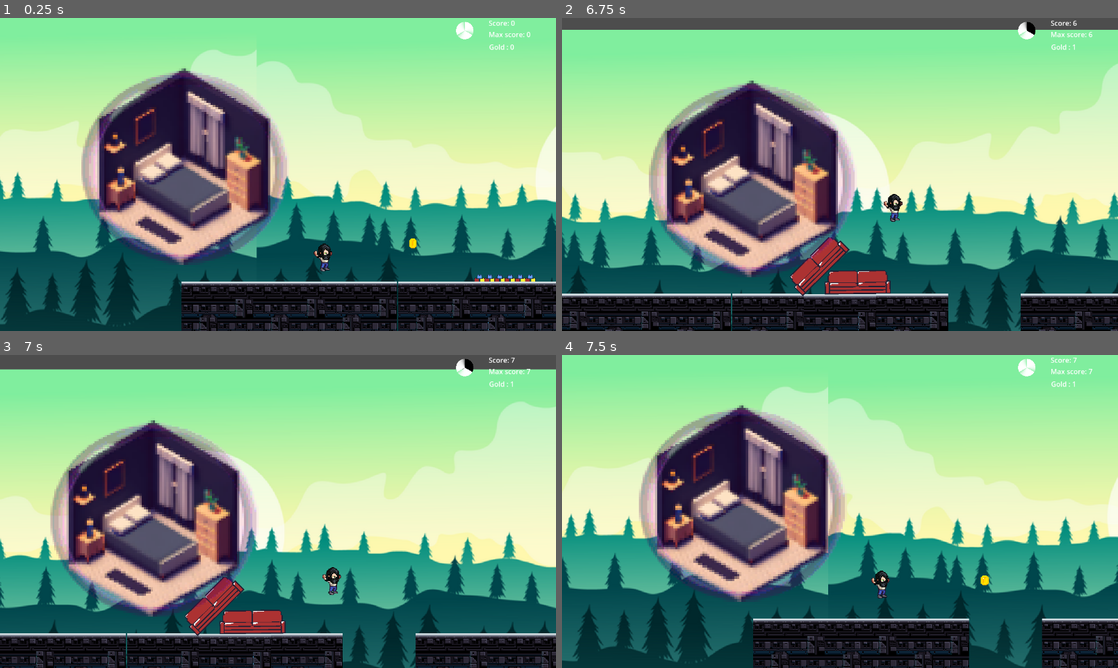
Above: before the commit, frames 1-4 (two rows, left to right).
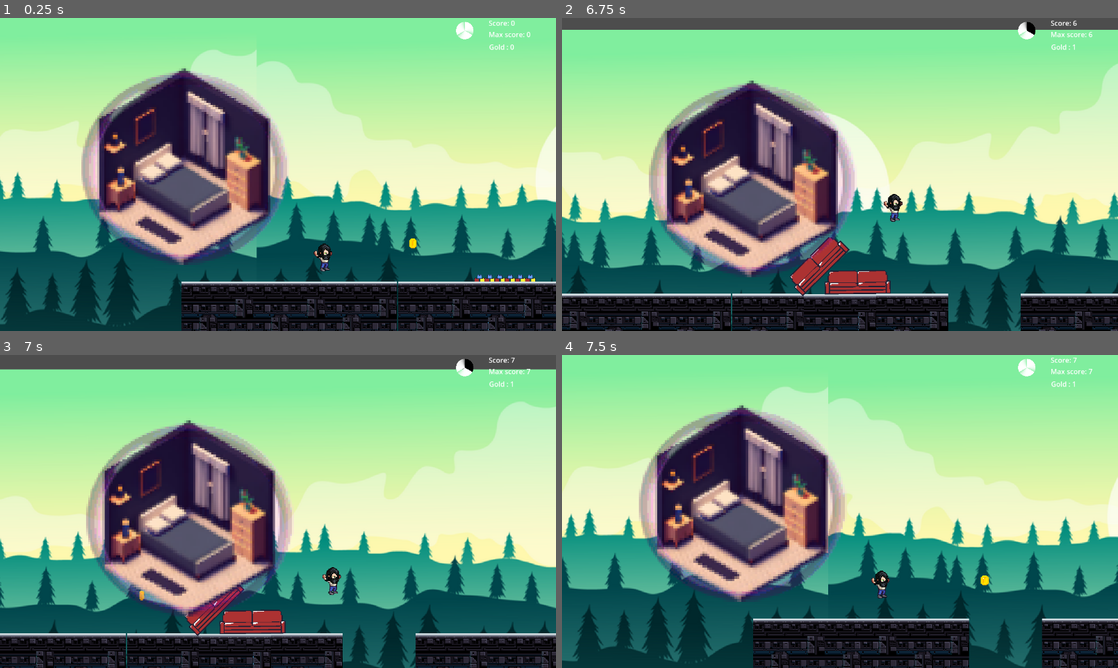
Above: after the commit, the same moments.

Repository: Narrop/Jame-Gam-17
Game: Godot game, scene res://Game.tscn
The game is run twice, just before and just after one commit, with the same random seed, the same clock (stepped at 60 frames per second) and the same inputs. The engine's default icon, where the game draws it, is replaced by a stand-in: a white triangle on a blue panel in a dark square.
Inputs:
- Up to frame 1 (0.25 s): no input
- Up to frame 2 (6.75 s): tap Enter (ui_accept) at 0.5, 0.77, 1.52, 3.02, 3.77, 4.52, 6.02 s; hold Right (ui_right) 0.53-2.03 s; hold Left (ui_left) 2.03-2.78 s; hold Right (ui_right) 2.78-4.28 s; hold Left (ui_left) 4.28-5.03 s; hold Right (ui_right) 5.03-5.78 s; hold Left (ui_left) from 5.78 s (still down)
- Up to frame 3 (7 s): keep holding Left (ui_left); tap Enter (ui_accept) at 6.77 s
- Up to frame 4 (7.5 s): release Left (ui_left) at 7.28 s; hold Right (ui_right) from 7.28 s (still down)

Frames 1-2 are identical in both runs. In frame 3, 19% of the frame differs, in the area x 9-53%, y 20-84%; in frame 4, nothing differs.
Error in both runs: Invalid access to property or key 'collider' on a base object of type 'null instance'. (res://Scenes/Actors/Rooms/Room.gd:15)

Commit message:
Update Room.tscn

Diff:
--- a/Scenes/Actors/Rooms/Room.tscn
+++ b/Scenes/Actors/Rooms/Room.tscn
@@ -30,11 +30,15 @@
 radius = 165.076
 
 [node name="Room" type="CharacterBody2D"]
+light_mask = 0
+visibility_layer = 0
 motion_mode = 1
 script = ExtResource("1_1r48m")
 metadata/_edit_horizontal_guides_ = [-527.0, -5677.0]
 
 [node name="Sprite2D" type="Sprite2D" parent="."]
+light_mask = 4
+visibility_layer = 4
 texture = ExtResource("1_iieip")
 
 [node name="AnimatedSprite2D" type="AnimatedSprite2D" parent="."]
@@ -52,4 +56,18 @@
 trail_lifetime = 1.91
 
 [node name="CollisionShape2D" type="CollisionShape2D" parent="."]
+light_mask = 0
+visibility_layer = 0
 shape = SubResource("CircleShape2D_h82p5")
+disabled = true
+
+[node name="Area2D" type="Area2D" parent="."]
+light_mask = 4
+visibility_layer = 4
+
+[node name="CollisionShape2D" type="CollisionShape2D" parent="Area2D"]
+light_mask = 4
+visibility_layer = 4
+shape = SubResource("CircleShape2D_h82p5")
+
+[connection signal="body_entered" from="Area2D" to="." method="_on_area_2d_body_entered"]
